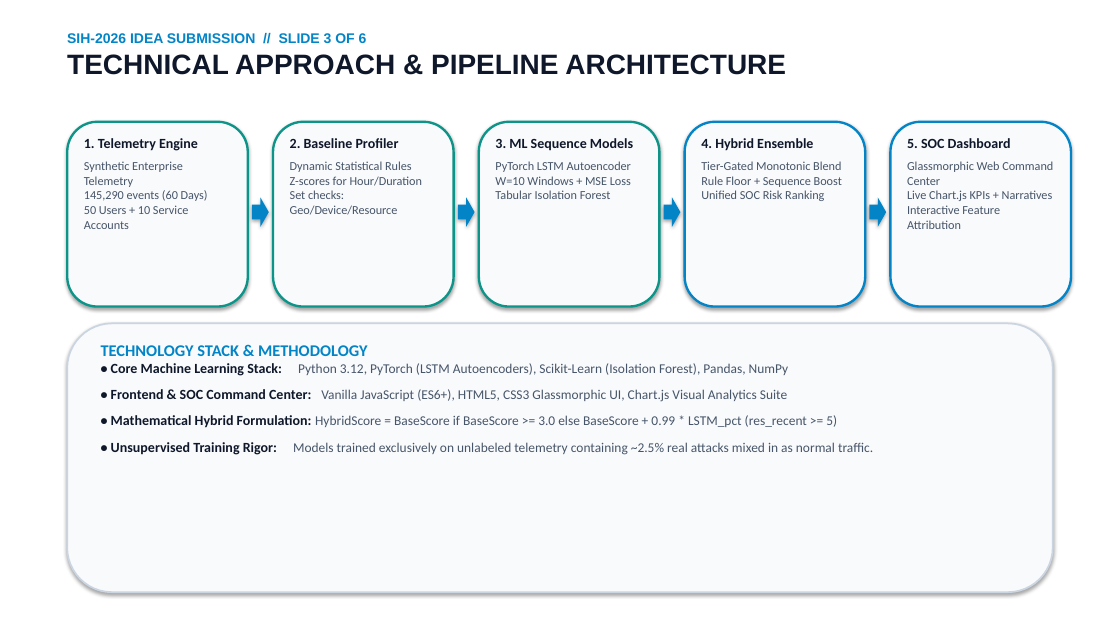
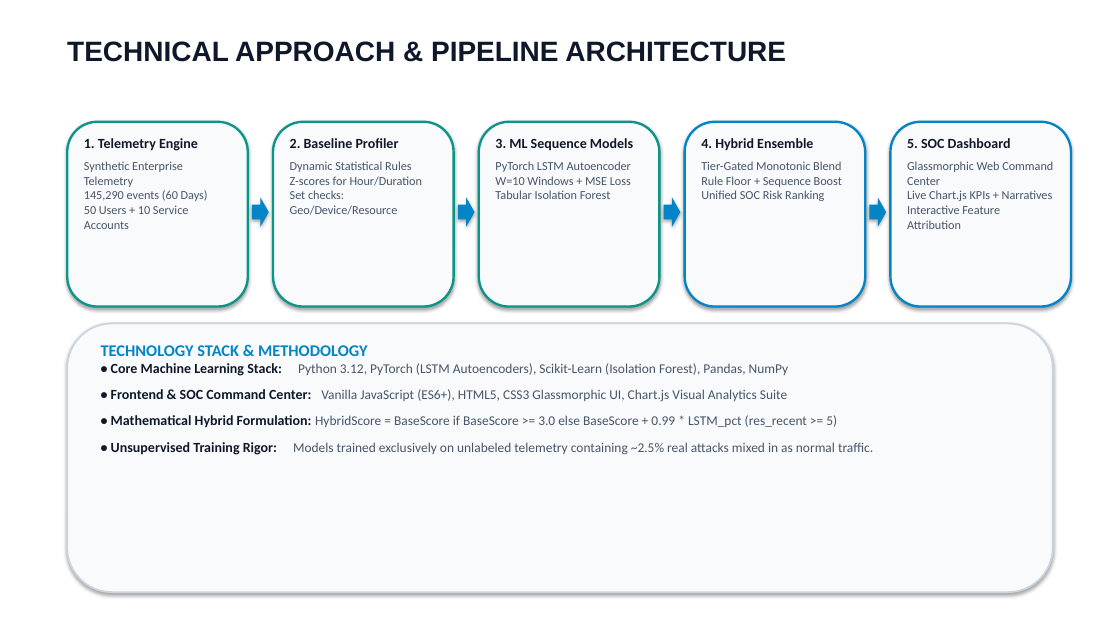
Before and after one commit to irajverma/Honeywell, a slide deck: slide 3 of docs/SentinelAI_SIH_Presentation.pptx. Drawn at 1120x630 pixels with LibreOffice and Linux fonts; fonts in the diff are those of the drawing. Boxes give left, top, right and bottom in pixels: in the first picture for what was removed or moved away, otherwise in the second. Text is boxed around its words. In the diff, an @@ line names an element or a change of style, - is before the commit and + after.

```diff
--- a/docs/SentinelAI_SIH_Presentation.pptx
+++ b/docs/SentinelAI_SIH_Presentation.pptx
@@ text at [67, 33, 367, 43]: paragraph removed @@
-SIH-2026 IDEA SUBMISSION // SLIDE 3 OF 6
```
Also in this commit, not shown: 5 other slides changed, 1 other file.
